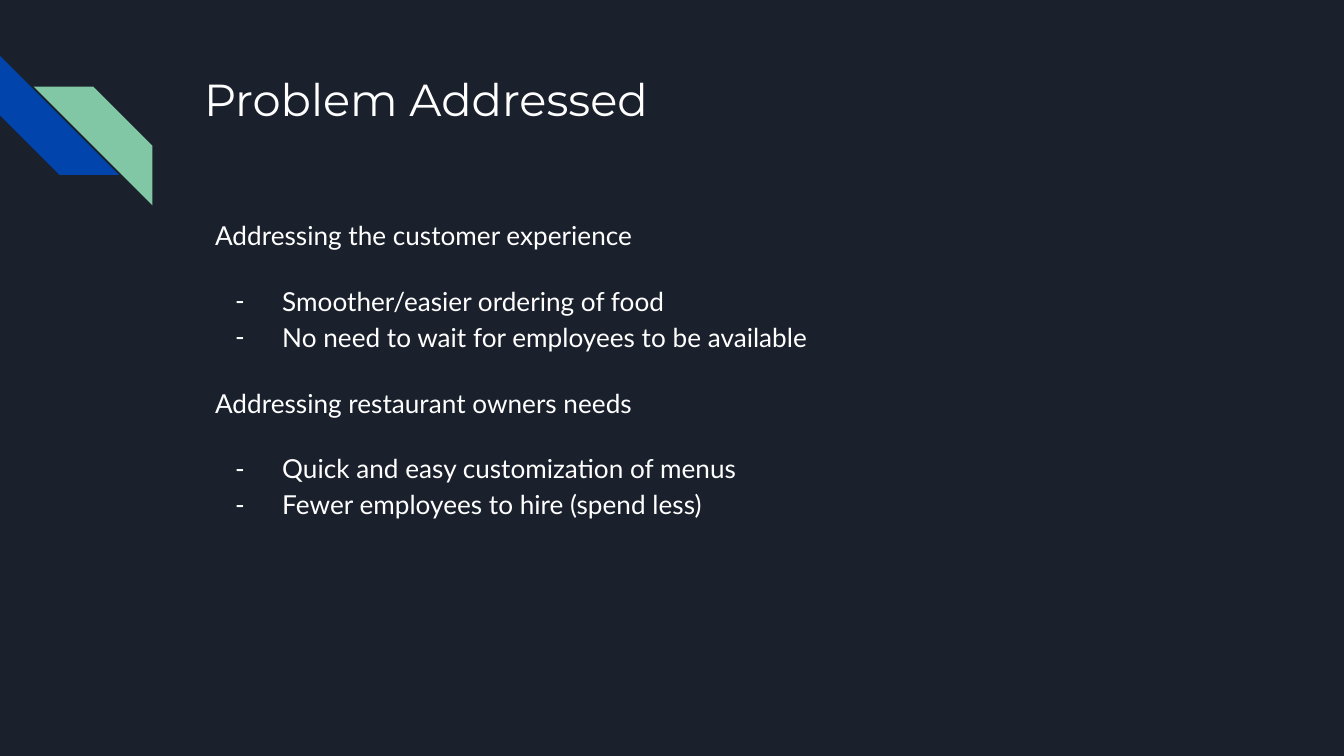
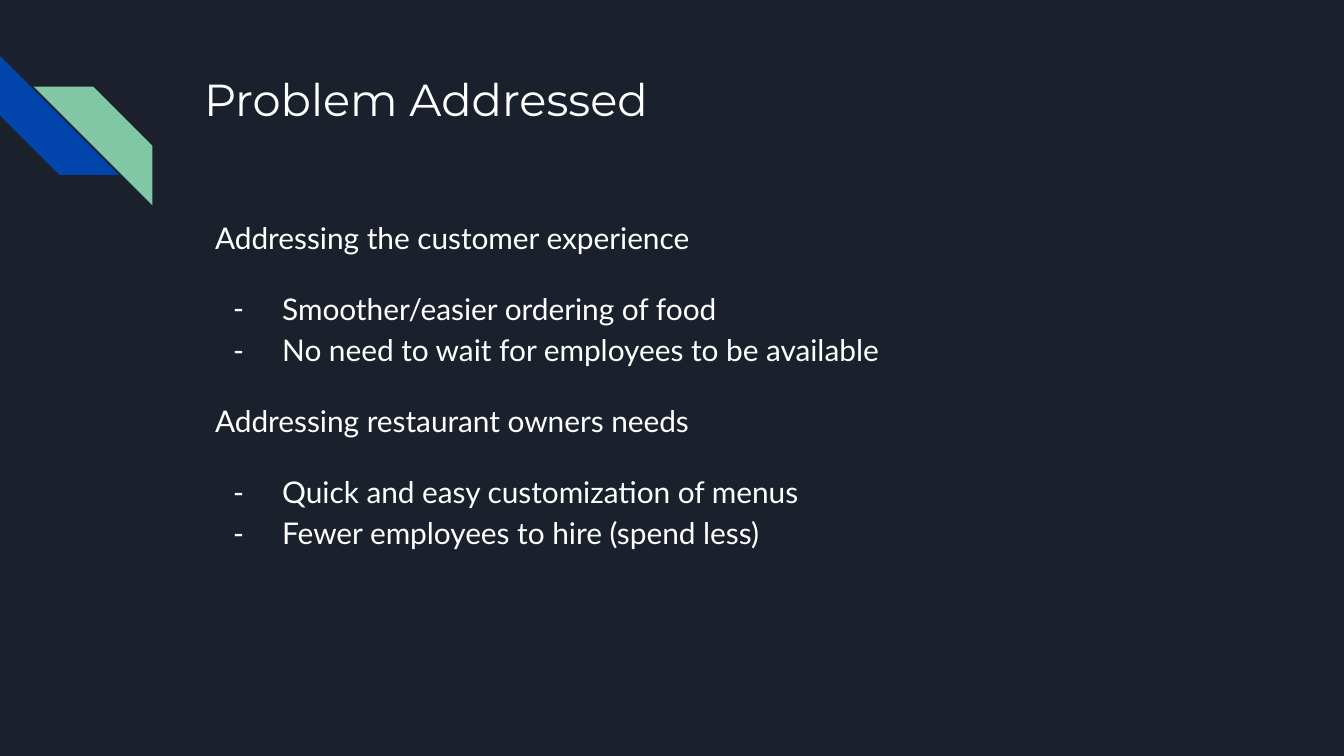
Before and after one commit to SPM-OT/lab-5-team-shadow-dogs-unleashed, a slide deck: slide 3 of iPad Restaurant App.pptx. Drawn at 1344x756 pixels with LibreOffice and Linux fonts; fonts in the diff are those of the drawing. Boxes give left, top, right and bottom in pixels: in the first picture for what was removed or moved away, otherwise in the second. Text is boxed around its words. In the diff, an @@ line names an element or a change of style, - is before the commit and + after.

```diff
--- a/iPad Restaurant App.pptx
+++ b/iPad Restaurant App.pptx
@@ text "Addressing the customer experience" at <box>215,227,879,549</box>: size 14 to 16 pt; indent changed @@
```
Also in this commit, not shown: 5 other slides changed, 1 slide added.
